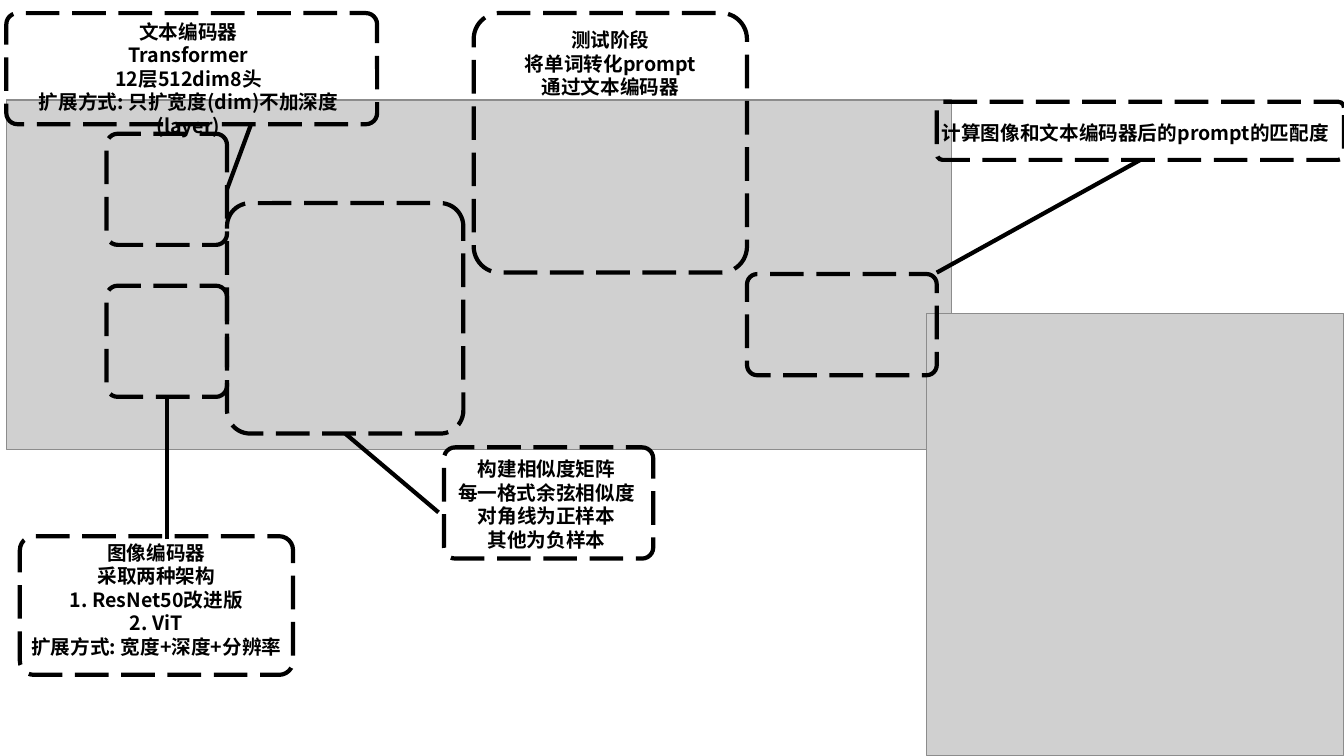
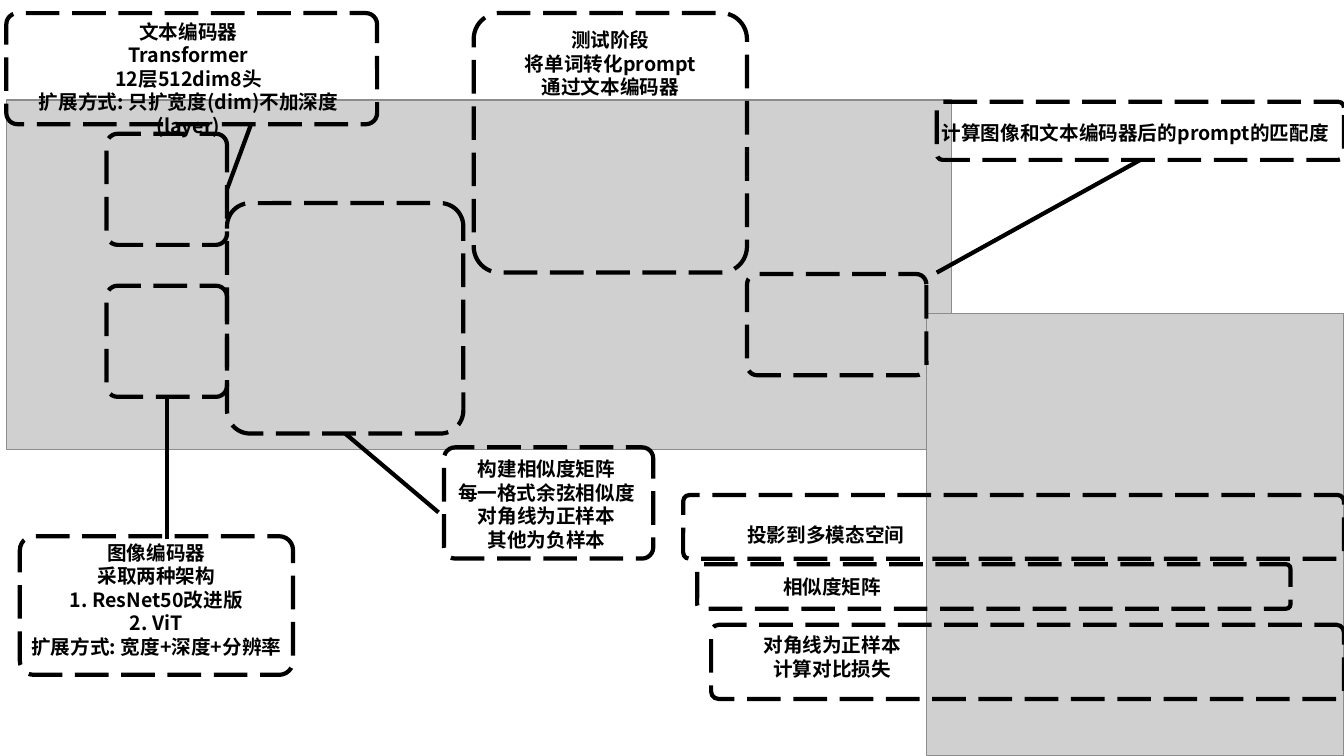
Before and after one commit to Elephant-King9/Paper, a slide deck: slide 3 of Base_Model/VLM+VLLM/论文插图.pptx. Drawn at 1344x756 pixels with LibreOffice and Linux fonts; fonts in the diff are those of the drawing; grey boxes stand for pictures. Boxes give left, top, right and bottom in pixels: in the first picture for what was removed or moved away, otherwise in the second. Text is boxed around its words. In the diff, an @@ line names an element or a change of style, - is before the commit and + after.

```diff
--- a/Base_Model/VLM+VLLM/论文插图.pptx
+++ b/Base_Model/VLM+VLLM/论文插图.pptx
@@ rounded rectangle: place and size @@
-rounded rectangle at <box>747,274,937,375</box>
+rounded rectangle at <box>747,274,927,375</box>
@@ rounded rectangle added at <box>684,495,1344,559</box>, outline #000000 3 pt dashed @@
@@ text added at <box>747,525,904,544</box>, 14 pt, text #000000, bold @@
+投影到多模态空间
@@ rounded rectangle added at <box>698,565,1292,609</box>, outline #000000 3 pt dashed @@
@@ text added at <box>783,577,881,596</box>, 14 pt, text #000000, bold @@
+相似度矩阵
@@ rounded rectangle added at <box>711,625,1344,700</box>, outline #000000 3 pt dashed @@
@@ text added at <box>763,635,900,678</box>, 14 pt, text #000000, bold @@
+对角线为正样本
+计算对比损失
```
Also in this commit, not shown: 3 slides added, 6 other files.
